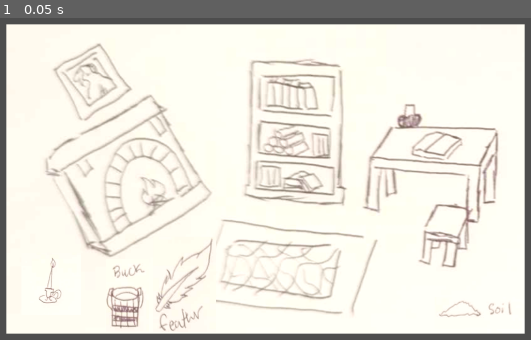
Above: before the commit, frame 1.
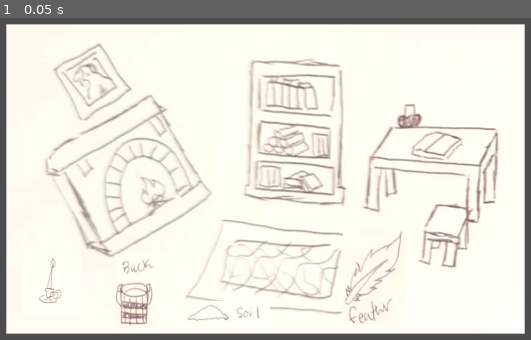
Above: after the commit, the same moment.

Repository: Cephoniss/PSGJ15
Game: Godot game, scene res://rooms/lab.tscn
Two runs of this game, one before a commit and one after it. Both use one fixed random seed, a clock stepped at 60 frames per second and the inputs below. Before the commit the project starts from res://lab.tscn.
Inputs:
- Up to frame 1 (0.05 s): no input

The runs differ from the first frame. In frame 1, 2.4% of the frame differs, in the area x 19-97%, y 66-98%.

Commit message:
Inventory systems and changes
Inventory systems and changes

Diff:
--- a/Scripts/Control.gd
+++ b/Scripts/Control.gd
@@ -4,3 +4,12 @@
 # Called when the node enters the scene tree for the first time.
 func _ready():
 	set_process_input(true)
+
+func _process_input(event):
+		if event is InputEventKey and event.pressed and event.scancode == KEY_I:
+			check_required_items()
+
+func check_required_items():
+	var required_items = ["feather", "soil", "bucket", "candle"]
+	if InventoryManager.has_all_required_items(required_items):
+		print("All required items are in the inventory!")
--- /dev/null
+++ b/Scripts/InventoryManager.gd
@@ -0,0 +1,16 @@
+extends Node
+
+var inventory = {}
+
+func add_to_inventory(item_name: String):
+	inventory[item_name] = true
+
+func is_in_inventory(item_name: String) -> bool:
+	return item_name in inventory and inventory[item_name]
+
+func has_all_required_items(required_items: Array) -> bool:
+	for item in required_items:
+		if not is_in_inventory(item):
+			print("Missing item: ", item)
+			return false
+	return true
--- /dev/null
+++ b/Scripts/bucket.gd
@@ -0,0 +1,33 @@
+extends Area2D
+# I'd like to see if I can make a scene prefab of the script or object and use it for all interactable objects.
+# I will most likely just copy and paste this script to other objects since there will only be a handful.
+var item_name: String = "bucket"
+
+func _ready():
+	set_process_input(true)
+
+func _input(event):
+	# Check if the event is a mouse click and get position of mouse
+	if event is InputEventMouseButton and event.pressed:
+		var click_position = event.position
+		# This is var is to convert click position to local space
+		var local_click_position = to_local(click_position)
+		# Check if the click is inside the object's collision shape
+		if is_point_inside_shape(local_click_position):
+			# Print a debug message to the console
+			print("This is a bucket!")
+			obtain_item()
+
+# Creating the function above to check if the click is inside the shape
+func is_point_inside_shape(local_point: Vector2) -> bool:
+	var shape = $CollisionShape2D.shape
+	if shape is RectangleShape2D:
+		var rect = Rect2(Vector2(-shape.extents.x, -shape.extents.y), shape.extents * 2)
+		return rect.has_point(local_point)
+	elif shape is CircleShape2D:
+		return local_point.distance_to(Vector2.ZERO) <= shape.radius
+	# Add other shapes if needed
+	return false
+func obtain_item():
+	InventoryManager.add_to_inventory(item_name)
+	print(item_name + " has been added to inventory!")
--- a/Scripts/candel.gd
+++ b/Scripts/candle.gd
@@ -1,6 +1,8 @@
 extends Area2D
 # I'd like to see if I can make a scene prefab of the script or object and use it for all interactable objects.
 # I will most likely just copy and paste this script to other objects since there will only be a handful.
+var item_name: String = "candle"
+
 func _ready():
 	set_process_input(true)
 
@@ -13,7 +15,8 @@
 		# Check if the click is inside the object's collision shape
 		if is_point_inside_shape(local_click_position):
 			# Print a debug message to the console
-			print("This is a candel!")
+			print("This is a candle!")
+			obtain_item()
 
 # Creating the function above to check if the click is inside the shape
 func is_point_inside_shape(local_point: Vector2) -> bool:
@@ -25,3 +28,6 @@
 		return local_point.distance_to(Vector2.ZERO) <= shape.radius
 	# Add other shapes if needed
 	return false
+func obtain_item():
+	InventoryManager.add_to_inventory(item_name)
+	print(item_name + " has been added to inventory!")
--- /dev/null
+++ b/Scripts/feather.gd
@@ -0,0 +1,31 @@
+extends Node2D
+var item_name: String = "feather"
+
+func _ready():
+	set_process_input(true)
+
+func _input(event):
+	# Check if the event is a mouse click and get position of mouse
+	if event is InputEventMouseButton and event.pressed:
+		var click_position = event.position
+		# This is var is to convert click position to local space
+		var local_click_position = to_local(click_position)
+		# Check if the click is inside the object's collision shape
+		if is_point_inside_shape(local_click_position):
+			# Print a debug message to the console
+			print("This is a feather!")
+			obtain_item()
+
+# Creating the function above to check if the click is inside the shape
+func is_point_inside_shape(local_point: Vector2) -> bool:
+	var shape = $CollisionShape2D.shape
+	if shape is RectangleShape2D:
+		var rect = Rect2(Vector2(-shape.extents.x, -shape.extents.y), shape.extents * 2)
+		return rect.has_point(local_point)
+	elif shape is CircleShape2D:
+		return local_point.distance_to(Vector2.ZERO) <= shape.radius
+	# Add other shapes if needed
+	return false
+func obtain_item():
+	InventoryManager.add_to_inventory(item_name)
+	print(item_name + " has been added to inventory!")
--- /dev/null
+++ b/Scripts/soil.gd
@@ -0,0 +1,33 @@
+extends Area2D
+
+
+var item_name: String = "soil"
+
+func _ready():
+	set_process_input(true)
+
+func _input(event):
+	# Check if the event is a mouse click and get position of mouse
+	if event is InputEventMouseButton and event.pressed:
+		var click_position = event.position
+		# This is var is to convert click position to local space
+		var local_click_position = to_local(click_position)
+		# Check if the click is inside the object's collision shape
+		if is_point_inside_shape(local_click_position):
+			# Print a debug message to the console
+			print("This is a soil!")
+			obtain_item()
+
+# Creating the function above to check if the click is inside the shape
+func is_point_inside_shape(local_point: Vector2) -> bool:
+	var shape = $CollisionShape2D.shape
+	if shape is RectangleShape2D:
+		var rect = Rect2(Vector2(-shape.extents.x, -shape.extents.y), shape.extents * 2)
+		return rect.has_point(local_point)
+	elif shape is CircleShape2D:
+		return local_point.distance_to(Vector2.ZERO) <= shape.radius
+	# Add other shapes if needed
+	return false
+func obtain_item():
+	InventoryManager.add_to_inventory(item_name)
+	print(item_name + " has been added to inventory!")
--- a/lab.tscn
+++ /dev/null
@@ -1,87 +0,0 @@
-[gd_scene load_steps=12 format=3 uid="uid://ctqs5df2t1ahl"]
-
-[ext_resource type="Texture2D" uid="uid://d1qxkrwqrbvf8" path="res://rooms/images/sampleroom2.png" id="1_edaxx"]
-[ext_resource type="Script" path="res://Scripts/Control.gd" id="2_ld038"]
-[ext_resource type="Script" path="res://Scripts/candel.gd" id="3_k6fr5"]
-[ext_resource type="Texture2D" uid="uid://c0y0rilytbiqr" path="res://objects/samplecandle.png" id="3_pj2a1"]
-[ext_resource type="Texture2D" uid="uid://bmlkw3o6qrquk" path="res://objects/samplebucket.png" id="5_yhrt0"]
-[ext_resource type="Texture2D" uid="uid://wmxc0qcnhr1f" path="res://objects/samplesoil.png" id="6_xbu5j"]
-[ext_resource type="Texture2D" uid="uid://bo83paqaskuo0" path="res://objects/samplefeather.png" id="7_71a60"]
-
-[sub_resource type="RectangleShape2D" id="RectangleShape2D_pa4gx"]
-size = Vector2(213, 234.5)
-
-[sub_resource type="RectangleShape2D" id="RectangleShape2D_t26l6"]
-size = Vector2(103.478, 118.793)
-
-[sub_resource type="RectangleShape2D" id="RectangleShape2D_gilke"]
-size = Vector2(203, 42)
-
-[sub_resource type="RectangleShape2D" id="RectangleShape2D_d6fw7"]
-size = Vector2(137, 223)
-
-[node name="lab" type="Node2D"]
-
-[node name="BackgroundImage" type="Sprite2D" parent="."]
-position = Vector2(960, 541)
-scale = Vector2(1, 0.998148)
-texture = ExtResource("1_edaxx")
-
-[node name="Control" type="Control" parent="."]
-layout_mode = 3
-anchors_preset = 0
-offset_right = 40.0
-offset_bottom = 40.0
-script = ExtResource("2_ld038")
-
-[node name="CandelObject" type="Node2D" parent="."]
-
-[node name="Candel" type="Sprite2D" parent="CandelObject"]
-position = Vector2(445, 793)
-texture = ExtResource("3_pj2a1")
-
-[node name="Area2D" type="Area2D" parent="CandelObject/Candel"]
-script = ExtResource("3_k6fr5")
-
-[node name="CollisionShape2D" type="CollisionShape2D" parent="CandelObject/Candel/Area2D"]
-position = Vector2(2, 3)
-shape = SubResource("RectangleShape2D_pa4gx")
-
-[node name="BucketObject" type="Node2D" parent="."]
-
-[node name="Sprite2D" type="Sprite2D" parent="BucketObject"]
-position = Vector2(628.25, 821)
-scale = Vector2(0.985714, 0.966667)
-texture = ExtResource("5_yhrt0")
-
-[node name="Area2D" type="Area2D" parent="BucketObject/Sprite2D"]
-
-[node name="CollisionShape2D" type="CollisionShape2D" parent="BucketObject/Sprite2D/Area2D"]
-position = Vector2(-3.29688, -3.74146)
-scale = Vector2(1, 1.4)
-shape = SubResource("RectangleShape2D_t26l6")
-
-[node name="SoilObject" type="Node2D" parent="."]
-position = Vector2(676, -6)
-
-[node name="Sprite2D" type="Sprite2D" parent="SoilObject"]
-position = Vector2(795, 869)
-texture = ExtResource("6_xbu5j")
-
-[node name="Area2D" type="Area2D" parent="SoilObject/Sprite2D"]
-
-[node name="CollisionShape2D" type="CollisionShape2D" parent="SoilObject/Sprite2D/Area2D"]
-position = Vector2(3.5, -11)
-shape = SubResource("RectangleShape2D_gilke")
-
-[node name="Node2D" type="Node2D" parent="."]
-
-[node name="Sprite2D" type="Sprite2D" parent="Node2D"]
-position = Vector2(765, 795)
-texture = ExtResource("7_71a60")
-
-[node name="Area2D" type="Area2D" parent="Node2D/Sprite2D"]
-
-[node name="CollisionShape2D" type="CollisionShape2D" parent="Node2D/Sprite2D/Area2D"]
-position = Vector2(-0.5, 3.5)
-shape = SubResource("RectangleShape2D_d6fw7")
--- /dev/null
+++ b/objects/Bucket.tscn
@@ -0,0 +1,5 @@
+[gd_scene load_steps=2 format=3 uid="uid://bj7wd2ugeueqm"]
+
+[ext_resource type="PackedScene" uid="uid://dbcj31mhiiid2" path="res://objects/object.tscn" id="1_v87hc"]
+
+[node name="CandelObject" instance=ExtResource("1_v87hc")]
--- /dev/null
+++ b/objects/object.tscn
@@ -0,0 +1,20 @@
+[gd_scene load_steps=4 format=3 uid="uid://dbcj31mhiiid2"]
+
+[ext_resource type="Texture2D" uid="uid://c0y0rilytbiqr" path="res://objects/samplecandle.png" id="1_ov35c"]
+[ext_resource type="Script" path="res://Scripts/candle.gd" id="2_jj6s5"]
+
+[sub_resource type="RectangleShape2D" id="RectangleShape2D_pa4gx"]
+size = Vector2(213, 234.5)
+
+[node name="CandelObject" type="Node2D"]
+
+[node name="Candel" type="Sprite2D" parent="."]
+position = Vector2(445, 793)
+texture = ExtResource("1_ov35c")
+
+[node name="Area2D" type="Area2D" parent="Candel"]
+script = ExtResource("2_jj6s5")
+
+[node name="CollisionShape2D" type="CollisionShape2D" parent="Candel/Area2D"]
+position = Vector2(2, 3)
+shape = SubResource("RectangleShape2D_pa4gx")
--- a/project.godot
+++ b/project.godot
@@ -11,9 +11,13 @@
 [application]
 
 config/name="PSGM15"
-run/main_scene="res://lab.tscn"
+run/main_scene="res://rooms/lab.tscn"
 config/features=PackedStringArray("4.2", "Forward Plus")
 config/icon="res://icon.svg"
+
+[autoload]
+
+InventoryManager="*res://Scripts/InventoryManager.gd"
 
 [display]
 
--- /dev/null
+++ b/rooms/lab.tscn
@@ -0,0 +1,77 @@
+[gd_scene load_steps=13 format=3 uid="uid://ctqs5df2t1ahl"]
+
+[ext_resource type="Texture2D" uid="uid://d1qxkrwqrbvf8" path="res://rooms/images/sampleroom2.png" id="1_iryi5"]
+[ext_resource type="Script" path="res://Scripts/Control.gd" id="2_xp2jr"]
+[ext_resource type="PackedScene" uid="uid://dbcj31mhiiid2" path="res://objects/object.tscn" id="3_ber1y"]
+[ext_resource type="Texture2D" uid="uid://bmlkw3o6qrquk" path="res://objects/samplebucket.png" id="4_ttfft"]
+[ext_resource type="Script" path="res://Scripts/bucket.gd" id="5_1q0up"]
+[ext_resource type="Texture2D" uid="uid://bo83paqaskuo0" path="res://objects/samplefeather.png" id="6_6uwfp"]
+[ext_resource type="Script" path="res://Scripts/feather.gd" id="6_equyi"]
+[ext_resource type="Texture2D" uid="uid://wmxc0qcnhr1f" path="res://objects/samplesoil.png" id="8_io38u"]
+[ext_resource type="Script" path="res://Scripts/soil.gd" id="9_btytg"]
+
+[sub_resource type="RectangleShape2D" id="RectangleShape2D_pdv1t"]
+size = Vector2(113, 179.5)
+
+[sub_resource type="RectangleShape2D" id="RectangleShape2D_qkxgo"]
+size = Vector2(155, 238)
+
+[sub_resource type="RectangleShape2D" id="RectangleShape2D_lgj1p"]
+size = Vector2(244, 68.5)
+
+[node name="lab" type="Node2D"]
+
+[node name="BackgroundImage" type="Sprite2D" parent="."]
+position = Vector2(960, 541)
+scale = Vector2(1, 0.998148)
+texture = ExtResource("1_iryi5")
+
+[node name="Control" type="Control" parent="."]
+layout_mode = 3
+anchors_preset = 0
+offset_right = 40.0
+offset_bottom = 40.0
+script = ExtResource("2_xp2jr")
+
+[node name="CandelObject" parent="." instance=ExtResource("3_ber1y")]
+
+[node name="Bucket" type="Node2D" parent="."]
+position = Vector2(2, -1)
+
+[node name="Sprite2D" type="Sprite2D" parent="Bucket"]
+position = Vector2(648, 813)
+scale = Vector2(0.97619, 0.994444)
+texture = ExtResource("4_ttfft")
+
+[node name="Area2D" type="Area2D" parent="Bucket/Sprite2D"]
+script = ExtResource("5_1q0up")
+
+[node name="CollisionShape2D" type="CollisionShape2D" parent="Bucket/Sprite2D/Area2D"]
+shape = SubResource("RectangleShape2D_pdv1t")
+
+[node name="Feather" type="Node2D" parent="."]
+position = Vector2(1220, 777)
+
+[node name="Sprite2D" type="Sprite2D" parent="Feather"]
+texture = ExtResource("6_6uwfp")
+
+[node name="Area2D" type="Area2D" parent="Feather/Sprite2D"]
+script = ExtResource("6_equyi")
+
+[node name="CollisionShape2D" type="CollisionShape2D" parent="Feather/Sprite2D/Area2D"]
+position = Vector2(-1.5, 5)
+shape = SubResource("RectangleShape2D_qkxgo")
+
+[node name="Soil" type="Node2D" parent="."]
+
+[node name="Sprite2D" type="Sprite2D" parent="Soil"]
+position = Vector2(866, 872)
+texture = ExtResource("8_io38u")
+
+[node name="Area2D" type="Area2D" parent="Soil/Sprite2D"]
+script = ExtResource("9_btytg")
+
+[node name="CollisionShape2D" type="CollisionShape2D" parent="Soil/Sprite2D/Area2D"]
+position = Vector2(0, -4.75)
+scale = Vector2(0.847156, 1)
+shape = SubResource("RectangleShape2D_lgj1p")
